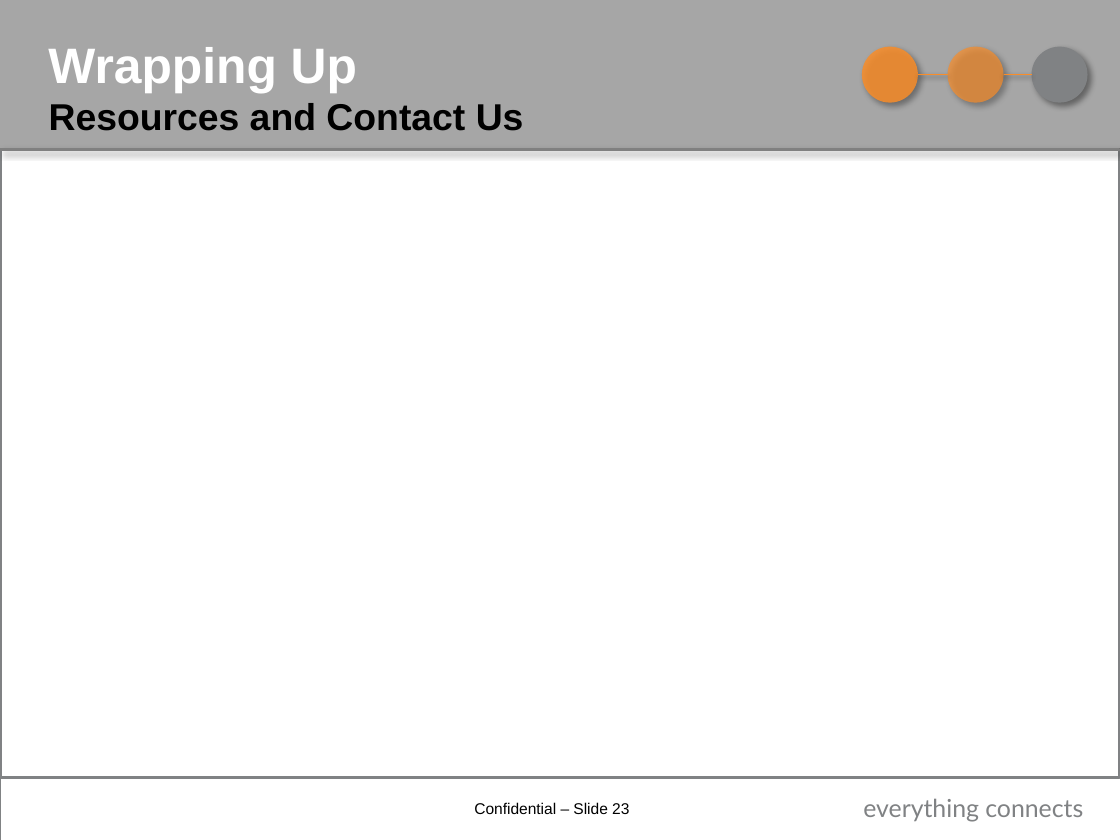
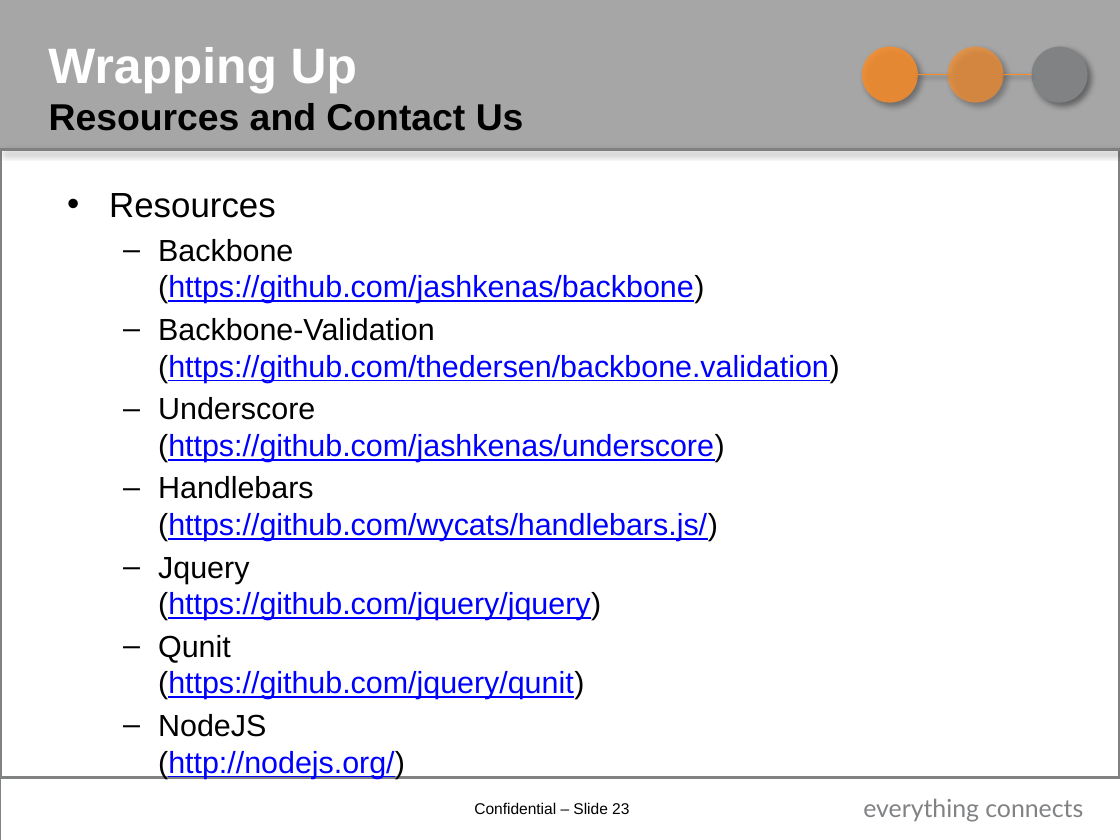
Before and after one commit to georgefrick/BBWorkshopKnockout, a slide deck: slide 23 of presentation/SPA_workshop.pptx. Drawn at 1120x840 pixels with LibreOffice and Linux fonts; fonts in the diff are those of the drawing; background and template pictures are left out. Boxes give left, top, right and bottom in pixels: in the first picture for what was removed or moved away, otherwise in the second. Text is boxed around its words. In the diff, an @@ line names an element or a change of style, - is before the commit and + after.

Commit message:
Added Resources

```diff
--- a/presentation/SPA_workshop.pptx
+++ b/presentation/SPA_workshop.pptx
@@ text added at box(109, 193, 840, 737), 19.6 pt, text #0000FF, underline @@
+• Resources
+  – Backbone
+    (https://github.com/jashkenas/backbone)
+  – Backbone-Validation
+    (https://github.com/thedersen/backbone.validation)
+  – Underscore
+    (https://github.com/jashkenas/underscore)
+  – Handlebars
+    (https://github.com/wycats/handlebars.js/)
+  – Jquery
+    (https://github.com/jquery/jquery)
+  – Qunit
+    (https://github.com/jquery/qunit)
+  – NodeJS
+    (http://nodejs.org/)
```
